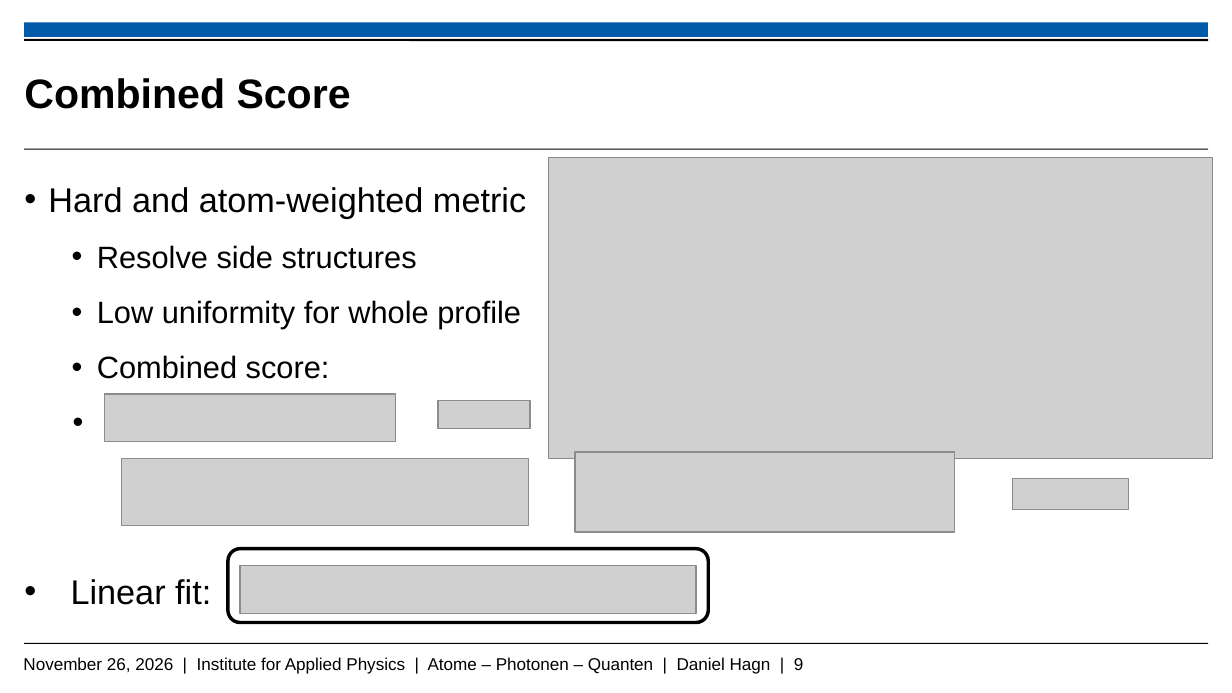
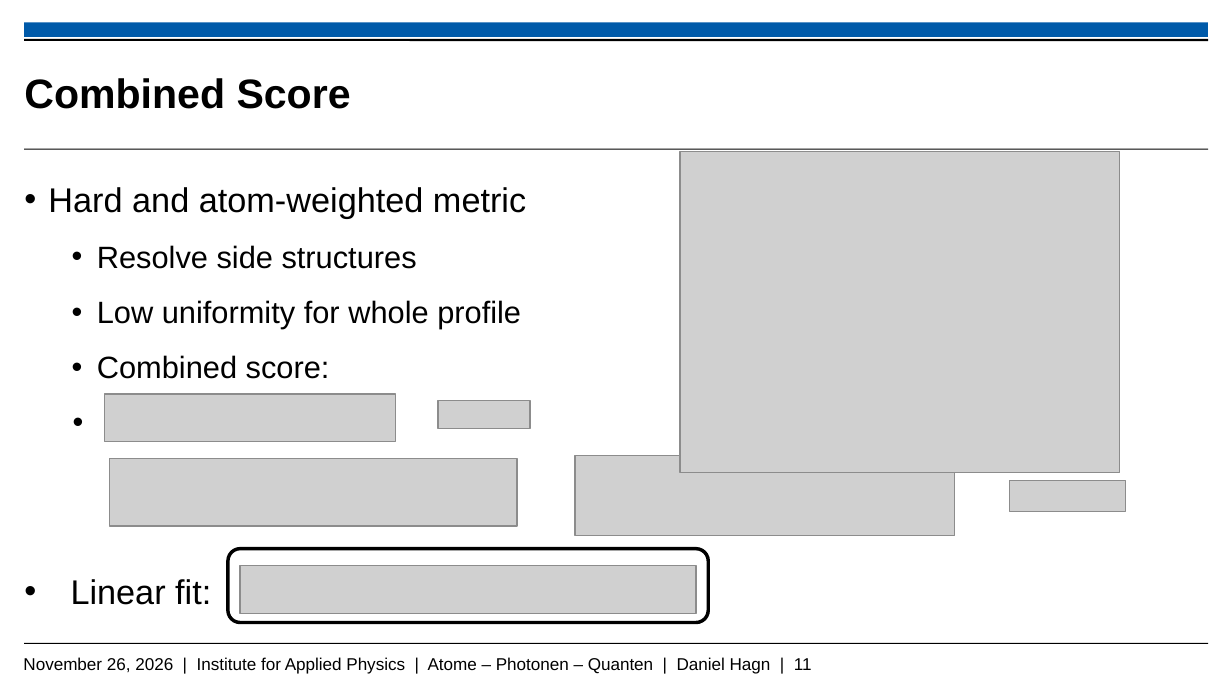
Before and after one commit to Daniel-Hagn-physik/Masterthesis_Backup, a slide deck: slide 11 of Hagn_Daniel_Mastervortrag.pptx (slide 9 before the commit). Drawn at 1232x693 pixels with LibreOffice and Linux fonts; fonts in the diff are those of the drawing; grey boxes stand for pictures; background and template pictures are left out. Boxes give left, top, right and bottom in pixels: in the first picture for what was removed or moved away, otherwise in the second. Text is boxed around its words. In the diff, an @@ line names an element or a change of style, - is before the commit and + after.

```diff
--- a/Hagn_Daniel_Mastervortrag.pptx
+++ b/Hagn_Daniel_Mastervortrag.pptx
@@ picture: place and size @@
-picture at bbox=[548, 158, 1212, 458]
+picture at bbox=[680, 152, 1120, 473]
@@ picture: place and size @@
-picture at bbox=[121, 458, 529, 526]
+picture at bbox=[110, 458, 517, 526]
@@ picture: place and size @@
-picture at bbox=[575, 452, 955, 532]
+picture at bbox=[575, 456, 955, 536]
@@ picture: place and size @@
-picture at bbox=[1013, 479, 1129, 510]
+picture at bbox=[1009, 480, 1125, 511]
@@ text at bbox=[23, 657, 812, 674]: text changed @@
-November 26, 2026 | Institute for Applied Physics | Atome – Photonen – Quanten | Daniel Hagn | 9
+November 26, 2026 | Institute for Applied Physics | Atome – Photonen – Quanten | Daniel Hagn | 11
```
Also in this commit, not shown: 11 other slides changed, 6 slides added, 7 slides removed.
